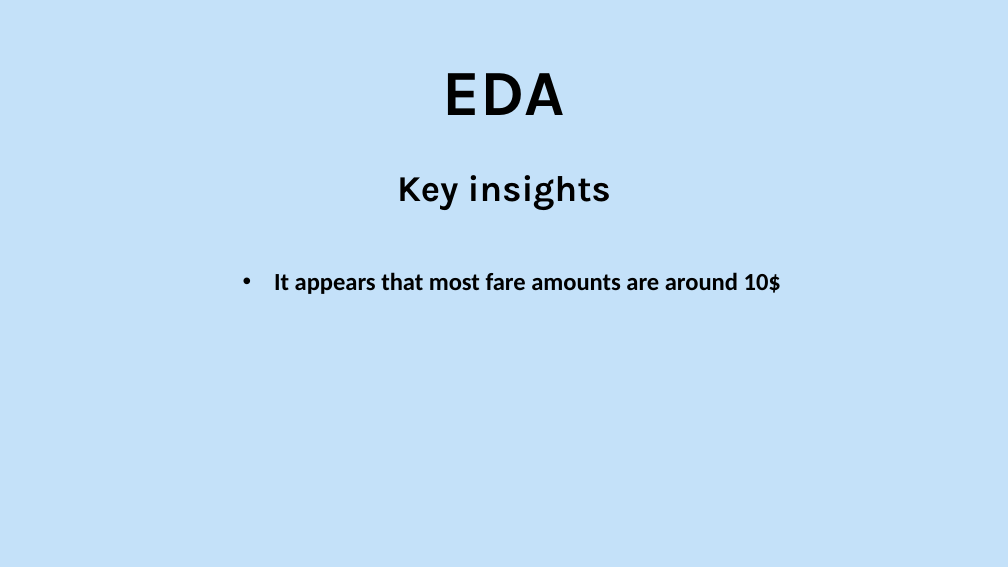
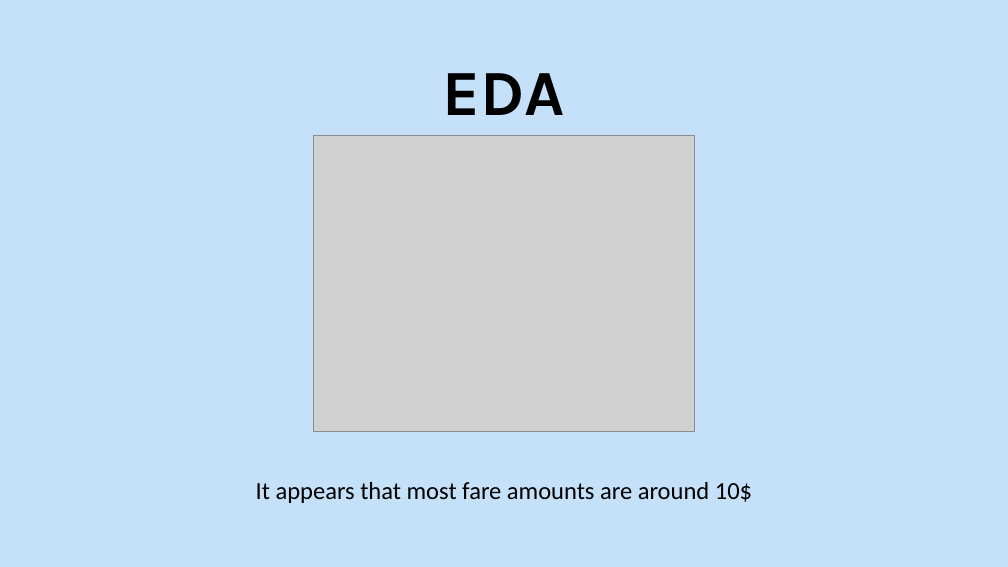
Before and after one commit to hossam246/toqali-Machine_Learning_Internship_winter_2025, a slide deck: slide 23 of Task4/Group 3/EDA_Presentation.pptx (slide 18 before the commit). Drawn at 1008x567 pixels with LibreOffice and Linux fonts; fonts in the diff are those of the drawing; grey boxes stand for pictures. Boxes give left, top, right and bottom in pixels: in the first picture for what was removed or moved away, otherwise in the second. Text is boxed around its words. In the diff, an @@ line names an element or a change of style, - is before the commit and + after.

```diff
--- a/Task4/Group 3/EDA_Presentation.pptx
+++ b/Task4/Group 3/EDA_Presentation.pptx
@@ picture added at <box>313,135,695,431</box> @@
@@ text removed at <box>397,175,611,210</box> @@
-Key insights
@@ text "It appears that most fare ...": place and size @@
-text "It appears that most fare ..." at <box>274,272,781,294</box>
+text "It appears that most fare ..." at <box>256,482,752,503</box>
@@ text "It appears that most fare ..." at <box>256,482,752,503</box>: bold off; bullet • to none @@
```
Also in this commit, not shown: 3 other slides changed, 4 slides removed, 2 other files.
